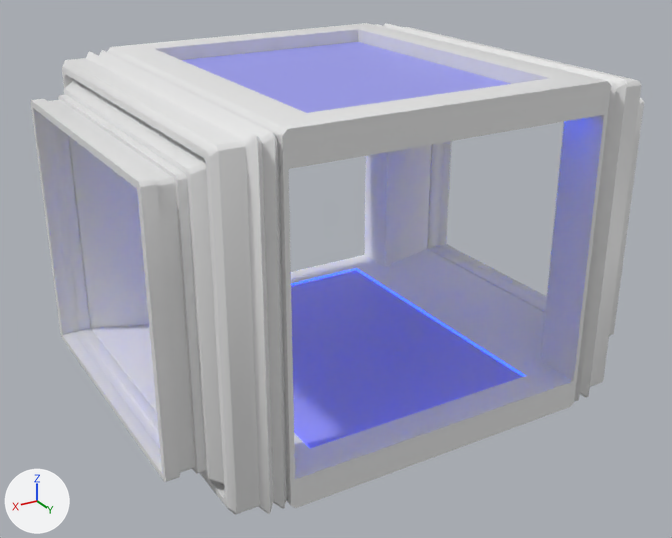
An edit to the FBX model Assets/FBX/SHUTTLEBAY/spaceDock section.fbx, drawn before and after from the same camera.
Camera for both pictures: a camera (50 mm lens) standing at (5.96, -6.47, 6.01) and looking at (0.14, -16.17, 1.16). Arrows for +X, +Y and +Z are at lower left; the lights stay in place. Where no turn or scale is listed for an object, it has been applied to the vertices. Vertices at the same position are counted once.

In view in the first picture: 'spaceDock section'.
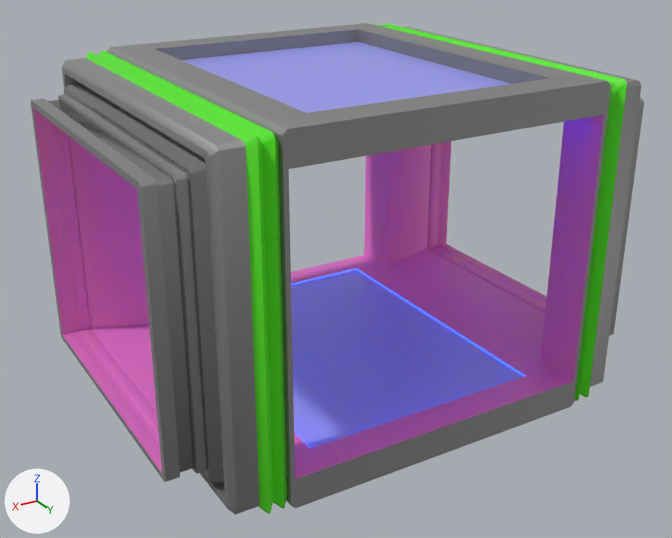
Where the newer file only moved an object's origin or applied its transform, the numbers keep the older frame.

Diff of the bpy script that builds the scene:
```diff
--- a/Assets/FBX/SHUTTLEBAY/spaceDock section.fbx.py
+++ b/Assets/FBX/SHUTTLEBAY/spaceDock section.fbx.py
@@ mat_spacedock_accordian @@
+mat_spacedock_accordian = principled_material('spacedock accordian')
+mat_spacedock_accordian.base_color = (0.0948, 0.8, 0.0141)  # green #57e720
@@ mat_interior @@
+mat_interior = principled_material('interior')
+mat_interior.base_color = (0.8, 0.172, 0.525)  # pink #e773c0
@@ me_cylinder_092 @@
 # used by ob_spacedock_section; location = (0.0, -16.36, -0.43)
-me_cylinder_092.from_pydata(...)  # 7248 vertices, 7320 faces; spans x -3.29..3.29, y -2.51..2.5, z 0.0..4.24
+me_cylinder_092.from_pydata(...)  # 7236 vertices, 7314 faces; spans x -3.29..3.29, y -2.51..2.5, z 0.0..4.24
+# me_cylinder_092 part 1
+# 12 vertices are removed from x -2.04..2.04, y -2.19..2.49, z 0.18..4.06
+# 124 faces are deleted
+# 22 new faces join them, mat_spacedock_accordian (green #57e720)
+# 48 new faces join them, mat_exterior_metal (grey #a7a7a7)
+# 44 new faces join them, mat_interior (pink #e773c0)
+# 4 new faces join them, mat_glass (blue #9c9ef3)
+# me_cylinder_092 part 2: 633 faces spanning x -3.29..3.29, y -2.5..2.49, z 0.0..4.24 switch from mat_material_003 (white #e7e7e7) to mat_exterior_metal (grey #a7a7a7)
+# me_cylinder_092 part 3: 218 faces spanning x -3.13..3.13, y -2.27..2.26, z 0.24..4.01 switch from mat_material_003 (white #e7e7e7) to mat_exterior_metal_001 (grey #a7a7a7)
+# me_cylinder_092 part 4: 751 faces spanning x -3.29..3.29, y -2.49..2.49, z 0.18..4.06 switch from mat_material_003 (white #e7e7e7) to mat_interior (pink #e773c0)
+# me_cylinder_092 part 5: 228 faces spanning x -2.43..2.43, y -2.51..2.5, z 0.02..4.23 switch from mat_material_003 (white #e7e7e7) to mat_spacedock_accordian (green #57e720)
 me_cylinder_092.materials.append(mat_glass)
```

Where the change shows, as pixel boxes (x1, y1, x2, y2) in the pictures (672 x 538 px; the box of a moved part takes in the faces that stretch with it):
part 1 of me_cylinder_092, moved or reshaped: (182, 23, 642, 508) in both
part 2 of me_cylinder_092, recoloured (white to grey): (31, 23, 644, 515) in both
part 3 of me_cylinder_092, recoloured: (48, 79, 224, 484) in both
part 4 of me_cylinder_092, recoloured: (33, 51, 573, 479) in both
part 5 of me_cylinder_092, recoloured (grey to green): (86, 24, 616, 514) in both
